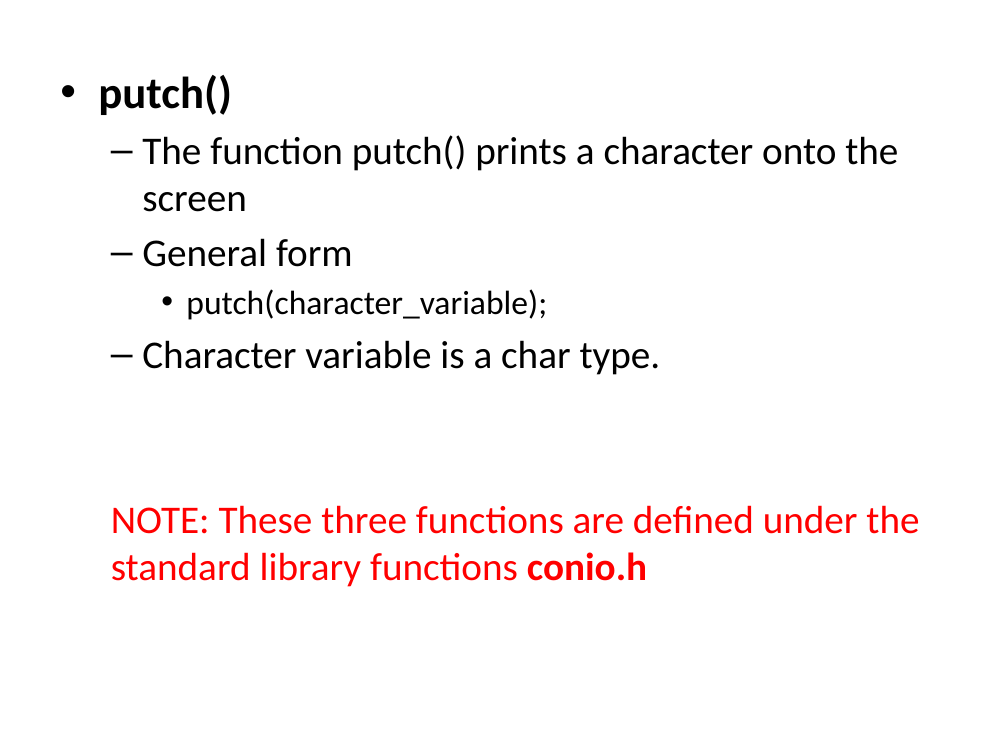
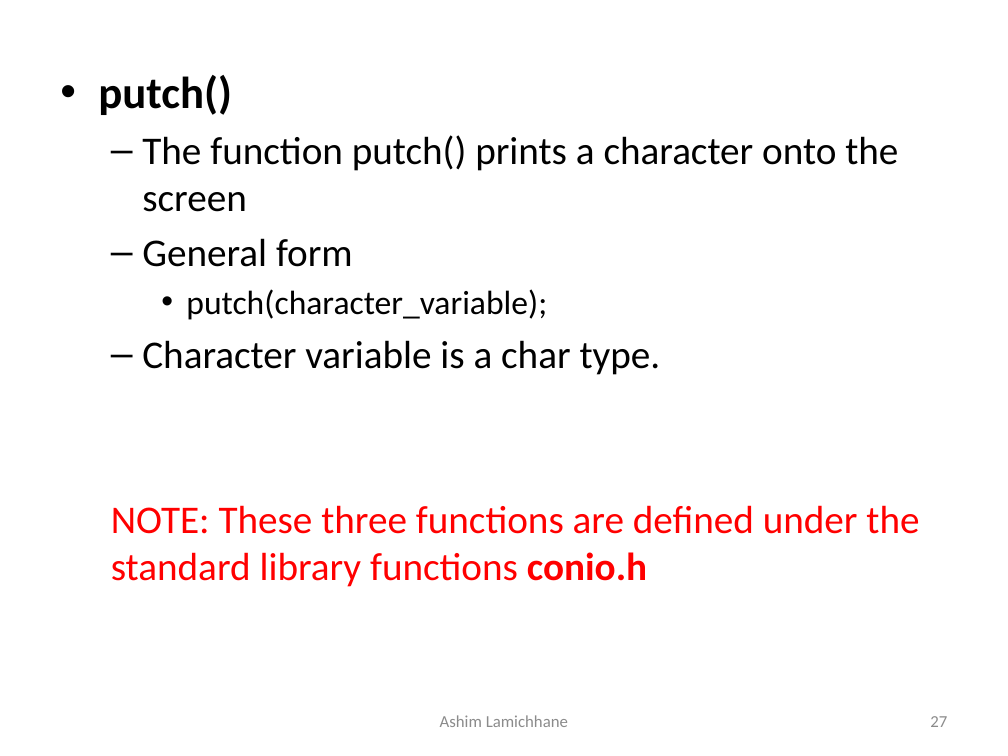
Before and after one commit to ashim888/csit-c, a slide deck: slide 27 of Unit 3/inputoutput.pptx. Drawn at 1008x756 pixels with LibreOffice and Linux fonts; fonts in the diff are those of the drawing. Boxes give left, top, right and bottom in pixels: in the first picture for what was removed or moved away, otherwise in the second. Text is boxed around its words. In the diff, an @@ line names an element or a change of style, - is before the commit and + after.

```diff
--- a/Unit 3/inputoutput.pptx
+++ b/Unit 3/inputoutput.pptx
@@ text added at (440, 715, 568, 727), 12 pt, text #8C8C8C @@
+Ashim Lamichhane
@@ page number added at (930, 716, 947, 727), 12 pt, text #8C8C8C @@
+27
```
Also in this commit, not shown: 28 other slides changed, 1 slide added, 1 slide removed, 3 other files.
